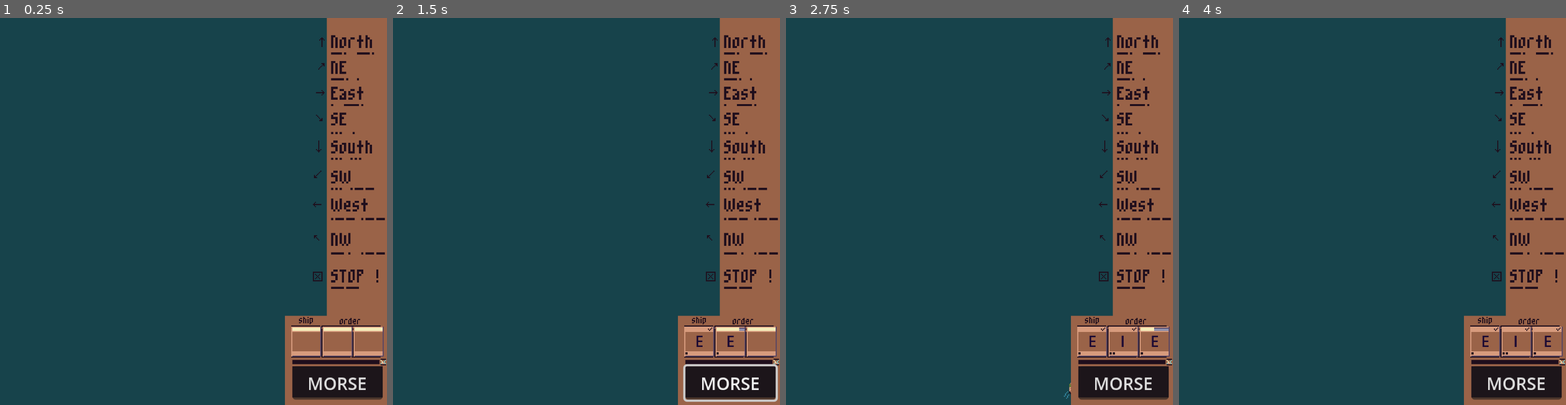
Above: before the commit, frames 1-4 (left to right).
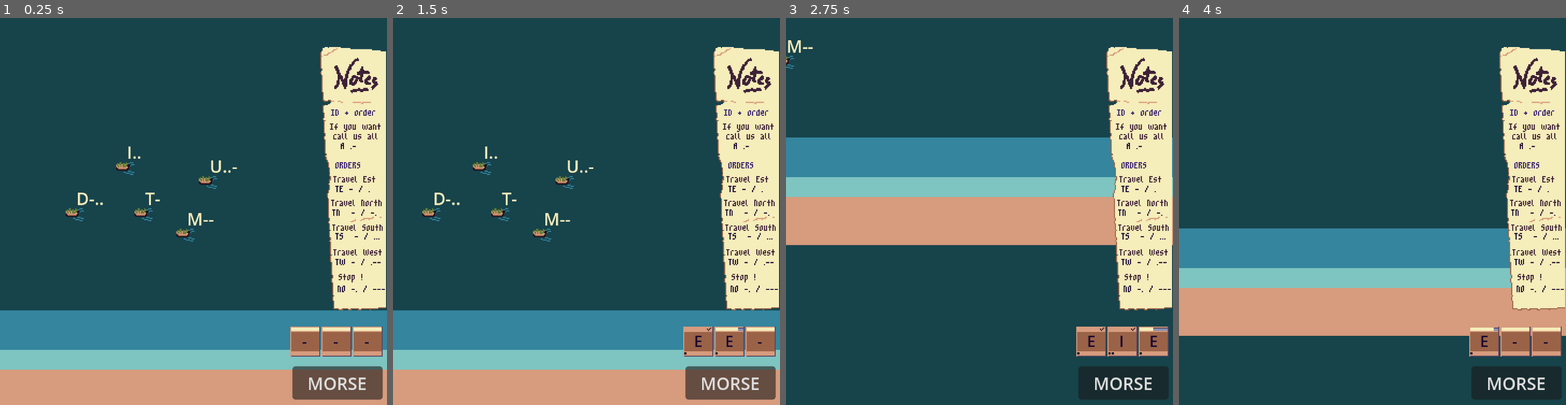
Above: after the commit, the same moments.

Repository: Mugule/LD60
Game: Godot game, scene res://Level/level.tscn
Two runs of this game, one before a commit and one after it. Both use one fixed random seed, a clock stepped at 60 frames per second and the inputs below. This scene is started directly instead of the project's main scene.
Inputs (mouse positions are in pixels of both pictures, inside the frame that each line leads up to):
- Up to frame 1 (0.25 s): no input
- Up to frame 2 (1.5 s): click "MORSE" at 0.5 s; tap Enter (ui_accept) at 1.25 s; move the mouse to (671, 192) at 1.27 s; hold Right (ui_right) from 1.28 s (still down); click (671, 192) at 1.35 s
- Up to frame 3 (2.75 s): tap Enter (ui_accept) at 1.52, 2.27 s; move the mouse to (902, 230) at 2.02 s; release Right (ui_right) at 2.03 s; hold Down (ui_down) from 2.03 s (still down); click (902, 230) at 2.1 s
- Up to frame 4 (4 s): move the mouse to (1411, 126) at 2.77 s; release Down (ui_down) at 2.78 s; hold Right (ui_right) 2.78-3.53 s; click (1411, 126) at 2.85 s; move the mouse to (1353, 288) at 3.52 s; hold Up (ui_up) from 3.53 s (still down); click (1353, 288) at 3.6 s; tap Enter (ui_accept) at 3.77 s

The runs differ from the first frame. In frame 1, 35% of the frame differs, in the area x 0-100%, y 0-100%; in frame 2, 35%; in frame 3, 39%; in frame 4, 38%.

Commit message:
im not sure of what i'm doing lol

Diff:
--- a/Level/boats.gd
+++ b/Level/boats.gd
@@ -2,13 +2,22 @@
 
 func on_valid_word(word : String):
 	print('boats received %s' % word)
-	var boat : Boat = get_node(word[0])
-	if boat :
-		var order = word.right(-1)
-		if boat.orders.has(order) :
-			print('boat %s do %s' % [boat.name,order])
-			boat.on_order_received(order)
+	var order = word.right(-1)
+	var id : String = word[0]
+	if id == 'A' : # FOR ALL
+		for b in get_children():
+			if b.orders.has(order) :
+				print('boat %s do %s' % [b.name,order])
+				b.on_order_received(order)
+			else :
+				print('wrong order')
+	else : # FOR ONE
+		if has_node(id) :
+			var boat : Boat = get_node(id)
+			if boat.orders.has(order) :
+				print('boat %s do %s' % [boat.name,order])
+				boat.on_order_received(order)
+			else :
+				print('wrong order')
 		else :
-			print('wrong order')
-	else :
-		print('no boat')
+			print('no boat')
--- a/Level/camera_2d.gd
+++ b/Level/camera_2d.gd
@@ -1,14 +1,17 @@
 extends Camera2D
 
-var mouse_is_pressed : bool = true
+var mouse_is_pressed : bool = false
 var origin_click : Vector2
 var origin_camera : Vector2
 var camera_speed : float = 254
-var limits : Rect2 = Rect2(-100,-100, 460, 460)
+var limits : Rect2 = Rect2(-100,-200, 460, 460)
 
 var blocked : bool
 
 # I dont use limit of camera2D because I dont have time to watch tuto for it.
+
+func _ready():
+	origin_camera = Vector2(180,180)
 
 # CAMERA MOVEMENT
 
@@ -21,13 +24,13 @@
 		else :
 			var direction : Vector2 = Vector2.ZERO
 			if Input.is_action_pressed("ui_up"):
-				direction = Vector2.UP
+				direction += Vector2.UP
 			elif Input.is_action_pressed("ui_down"):
-				direction = Vector2.DOWN
-			elif Input.is_action_pressed("ui_left"):
-				direction = Vector2.LEFT
+				direction += Vector2.DOWN
+			if Input.is_action_pressed("ui_left"):
+				direction += Vector2.LEFT
 			elif Input.is_action_pressed("ui_right"):
-				direction = Vector2.RIGHT
+				direction += Vector2.RIGHT
 			var p : Vector2 = position + (direction * (delta * camera_speed))
 			global_position = p.clamp(limits.position, limits.end)
 
--- a/Level/letter.gd
+++ b/Level/letter.gd
@@ -26,8 +26,9 @@
 
 func reset():
 	active = false
+	index = 0
 	timer.wait_time = MorseGlobal.space_time
-	letter_node.text = ""
+	letter_node.text = "-"
 	current = ""
 	timer_bar.size.x = 26
 	for b in bips.get_children() :
--- a/Level/letter_container.gd
+++ b/Level/letter_container.gd
@@ -1,4 +1,4 @@
-extends HBoxContainer
+extends Control
 
 var letter_nodes : Array
 var actual_letter : NodeLetter
@@ -28,12 +28,14 @@
 	can_take_order = take_order_after_reset
 
 func add_bip(bip : String) :
+	if actual_index == 3 :
+		reset_all()
 	if can_take_order :
 		actual_letter.add_bip(bip)
 
 func on_letter_valid(letter : String):
 	can_take_order = false # Parent will reset it
-	print("actual_letter : %s - %s" % [actual_letter.name,letter])
+	print("received_letter : %s - %s" % [actual_letter.name,letter])
 	actual_word += letter
 	actual_index += 1
 	if actual_index >= letter_nodes.size() : # VALID ORDER <=
--- a/Level/level.gd
+++ b/Level/level.gd
@@ -1,7 +1,7 @@
 extends Node2D
 
 @onready var hero = $Hero
-@onready var boats = $Boats
+@onready var boats = $World/Boats
 
 func _ready():
 	hero.valid_word.connect(boats.on_valid_word)
--- a/Level/level.tscn
+++ b/Level/level.tscn
@@ -4,35 +4,141 @@
 [ext_resource type="Script" uid="uid://bv1xyojxd1gyg" path="res://Level/level.gd" id="1_wqlfs"]
 [ext_resource type="Script" uid="uid://b246giamxehvb" path="res://Level/camera_2d.gd" id="2_52x1o"]
 [ext_resource type="Texture2D" uid="uid://bm5i7b35nolvv" path="res://Aseprite/mockup/ui_base.png" id="2_uawph"]
+[ext_resource type="PackedScene" uid="uid://dwv72d3dm3paw" path="res://Objects/rock.tscn" id="3_1teg4"]
+[ext_resource type="Texture2D" uid="uid://brpxt2gt72hmp" path="res://Aseprite/mockup/cloud.png" id="3_dx36h"]
 [ext_resource type="Script" uid="uid://c6po2vtvv8e3w" path="res://Level/boats.gd" id="3_py82k"]
 [ext_resource type="PackedScene" uid="uid://brw74cog6cf1e" path="res://Objects/boat.tscn" id="3_wqlfs"]
 [ext_resource type="Script" uid="uid://dpdh1b45wiykp" path="res://Level/biper.gd" id="5_iincs"]
 [ext_resource type="Script" uid="uid://bpnm8bnsattdk" path="res://Level/letter_container.gd" id="6_d6qko"]
 [ext_resource type="PackedScene" uid="uid://dasmapp1dg0jy" path="res://Level/letter.tscn" id="6_nk1il"]
+[ext_resource type="Texture2D" uid="uid://m0pf615jp016" path="res://Aseprite/mockup/beach.png" id="10_py82k"]
+[ext_resource type="Texture2D" uid="uid://xa318p8svxwl" path="res://Aseprite/mockup/notes.png" id="12_i5g78"]
+[ext_resource type="FontFile" uid="uid://cyrc7x1exlkj1" path="res://Fonts/m3x6.ttf" id="13_q47le"]
 
 [node name="Level" type="Node2D" unique_id=675807826]
 script = ExtResource("1_wqlfs")
 
-[node name="Boats" type="Node2D" parent="." unique_id=1664959774]
+[node name="World" type="Node2D" parent="." unique_id=1568139464]
+y_sort_enabled = true
+
+[node name="Beach" type="TextureRect" parent="World" unique_id=775705764]
+z_index = -1
+offset_left = -1163.0
+offset_top = 92.0
+offset_right = 837.0
+offset_bottom = 192.0
+texture = ExtResource("10_py82k")
+
+[node name="Clouds" type="Node2D" parent="World" unique_id=1249901785]
+
+[node name="Sprite2D" type="Sprite2D" parent="World/Clouds" unique_id=1037973398]
+visible = false
+z_index = 1
+position = Vector2(149, -166)
+texture = ExtResource("3_dx36h")
+
+[node name="Rocks" type="Node2D" parent="World" unique_id=576442825]
+y_sort_enabled = true
+position = Vector2(-163, -368)
+
+[node name="rock1" parent="World/Rocks" unique_id=590289911 instance=ExtResource("3_1teg4")]
+position = Vector2(-28, 17)
+rock_type = 2
+
+[node name="rock2" parent="World/Rocks" unique_id=1729538602 instance=ExtResource("3_1teg4")]
+position = Vector2(109, 156)
+
+[node name="rock3" parent="World/Rocks" unique_id=812308394 instance=ExtResource("3_1teg4")]
+position = Vector2(188, 67)
+rock_type = 2
+
+[node name="rock4" parent="World/Rocks" unique_id=1681998380 instance=ExtResource("3_1teg4")]
+position = Vector2(137, -54)
+
+[node name="rock5" parent="World/Rocks" unique_id=1405445797 instance=ExtResource("3_1teg4")]
+position = Vector2(43, 86)
+rock_type = 1
+
+[node name="rock6" parent="World/Rocks" unique_id=221376380 instance=ExtResource("3_1teg4")]
+position = Vector2(251, -41)
+
+[node name="rock7" parent="World/Rocks" unique_id=1788348564 instance=ExtResource("3_1teg4")]
+position = Vector2(371, 108)
+rock_type = 2
+
+[node name="rock8" parent="World/Rocks" unique_id=911527531 instance=ExtResource("3_1teg4")]
+position = Vector2(439, -97)
+
+[node name="rock9" parent="World/Rocks" unique_id=1305668734 instance=ExtResource("3_1teg4")]
+position = Vector2(400, -10)
+rock_type = 1
+
+[node name="rock10" parent="World/Rocks" unique_id=952637792 instance=ExtResource("3_1teg4")]
+position = Vector2(279, 109)
+rock_type = 2
+
+[node name="rock11" parent="World/Rocks" unique_id=1021937008 instance=ExtResource("3_1teg4")]
+position = Vector2(211, -128)
+
+[node name="rock12" parent="World/Rocks" unique_id=2126678116 instance=ExtResource("3_1teg4")]
+position = Vector2(72, -104)
+
+[node name="rock13" parent="World/Rocks" unique_id=1245064878 instance=ExtResource("3_1teg4")]
+position = Vector2(-114, -58)
+rock_type = 2
+
+[node name="rock14" parent="World/Rocks" unique_id=2095546370 instance=ExtResource("3_1teg4")]
+position = Vector2(132, 38)
+
+[node name="rock15" parent="World/Rocks" unique_id=2073163440 instance=ExtResource("3_1teg4")]
+position = Vector2(185, 23)
+rock_type = 1
+
+[node name="rock16" parent="World/Rocks" unique_id=1722804085 instance=ExtResource("3_1teg4")]
+position = Vector2(-117, 28)
+rock_type = 2
+
+[node name="rock17" parent="World/Rocks" unique_id=1022329458 instance=ExtResource("3_1teg4")]
+position = Vector2(-125, 164)
+
+[node name="rock18" parent="World/Rocks" unique_id=694634858 instance=ExtResource("3_1teg4")]
+position = Vector2(-64, 97)
+rock_type = 1
+
+[node name="rock19" parent="World/Rocks" unique_id=2048838477 instance=ExtResource("3_1teg4")]
+position = Vector2(425, 202)
+rock_type = 2
+
+[node name="rock20" parent="World/Rocks" unique_id=1311864040 instance=ExtResource("3_1teg4")]
+position = Vector2(312, 19)
+rock_type = 1
+
+[node name="Boats" type="Node2D" parent="World" unique_id=1664959774]
+y_sort_enabled = true
+position = Vector2(-170, -434)
 script = ExtResource("3_py82k")
 
-[node name="B" parent="Boats" unique_id=100744886 instance=ExtResource("3_wqlfs")]
-position = Vector2(209, 242)
-
-[node name="C" parent="Boats" unique_id=1091338488 instance=ExtResource("3_wqlfs")]
-position = Vector2(160, 225)
-
-[node name="D" parent="Boats" unique_id=1603113405 instance=ExtResource("3_wqlfs")]
-position = Vector2(172, 265)
-
-[node name="F" parent="Boats" unique_id=233138924 instance=ExtResource("3_wqlfs")]
-position = Vector2(116, 265)
-
-[node name="G" parent="Boats" unique_id=1449247885 instance=ExtResource("3_wqlfs")]
-position = Vector2(193, 220)
+[node name="M" parent="World/Boats" unique_id=100744886 instance=ExtResource("3_wqlfs")]
+y_sort_enabled = false
+position = Vector2(160, 455)
+
+[node name="I" parent="World/Boats" unique_id=1091338488 instance=ExtResource("3_wqlfs")]
+y_sort_enabled = false
+position = Vector2(104, 393)
+
+[node name="D" parent="World/Boats" unique_id=1603113405 instance=ExtResource("3_wqlfs")]
+y_sort_enabled = false
+position = Vector2(57, 436)
+
+[node name="T" parent="World/Boats" unique_id=233138924 instance=ExtResource("3_wqlfs")]
+y_sort_enabled = false
+position = Vector2(121, 436)
+
+[node name="U" parent="World/Boats" unique_id=1449247885 instance=ExtResource("3_wqlfs")]
+y_sort_enabled = false
+position = Vector2(181, 406)
 
 [node name="Camera2D" type="Camera2D" parent="." unique_id=486463483]
-position = Vector2(-30, 207)
 position_smoothing_speed = 1.0
 script = ExtResource("2_52x1o")
 
@@ -40,6 +146,7 @@
 script = ExtResource("1_o6mkr")
 
 [node name="Sprite2D" type="TextureRect" parent="Hero" unique_id=1378025673]
+visible = false
 offset_left = 248.0
 offset_right = 360.0
 offset_bottom = 360.0
@@ -53,19 +160,178 @@
 text = "MORSE"
 script = ExtResource("5_iincs")
 
-[node name="LetterContainer" type="HBoxContainer" parent="Hero" unique_id=1451763572]
-offset_left = 271.0
+[node name="LetterContainer" type="Control" parent="Hero" unique_id=1362798514]
+layout_mode = 3
+anchors_preset = 0
+offset_left = 270.0
 offset_top = 287.0
-offset_right = 357.0
+offset_right = 356.0
 offset_bottom = 315.0
-theme_override_constants/separation = 1
 script = ExtResource("6_d6qko")
 
 [node name="0" parent="Hero/LetterContainer" unique_id=1826401334 instance=ExtResource("6_nk1il")]
-layout_mode = 2
+layout_mode = 0
 
 [node name="1" parent="Hero/LetterContainer" unique_id=769515481 instance=ExtResource("6_nk1il")]
-layout_mode = 2
+layout_mode = 0
+offset_left = 29.0
+offset_right = 57.0
 
 [node name="2" parent="Hero/LetterContainer" unique_id=1290624547 instance=ExtResource("6_nk1il")]
-layout_mode = 2
+layout_mode = 0
+offset_left = 58.0
+offset_right = 86.0
+
+[node name="Notes" type="Sprite2D" parent="Hero" unique_id=996985863]
+position = Vector2(320, 159)
+texture = ExtResource("12_i5g78")
+
+[node name="ID" type="Label" parent="Hero/Notes" unique_id=712923293]
+offset_left = -12.0
+offset_top = -79.0
+offset_right = 28.0
+offset_bottom = -56.0
+theme_override_colors/font_color = Color(0.22745098, 0.13725491, 0.4392157, 1)
+theme_override_fonts/font = ExtResource("13_q47le")
+theme_override_font_sizes/font_size = 16
+text = "ID + order"
+
+[node name="All1" type="Label" parent="Hero/Notes" unique_id=957600181]
+offset_left = -13.0
+offset_top = -66.0
+offset_right = 57.0
+offset_bottom = -43.0
+theme_override_colors/font_color = Color(0.24313726, 0.12941177, 0.21568628, 1)
+theme_override_fonts/font = ExtResource("13_q47le")
+theme_override_font_sizes/font_size = 16
+text = "If you want"
+
+[node name="All2" type="Label" parent="Hero/Notes" unique_id=1826553990]
+offset_left = -10.0
+offset_top = -57.0
+offset_right = 60.0
+offset_bottom = -34.0
+theme_override_colors/font_color = Color(0.24313726, 0.12941177, 0.21568628, 1)
+theme_override_fonts/font = ExtResource("13_q47le")
+theme_override_font_sizes/font_size = 16
+text = "call us all"
+
+[node name="A" type="Label" parent="Hero/Notes" unique_id=1295277825]
+offset_left = -3.0
+offset_top = -48.0
+offset_right = 67.0
+offset_bottom = -25.0
+theme_override_colors/font_color = Color(0.101960786, 0.03529412, 0.2, 1)
+theme_override_fonts/font = ExtResource("13_q47le")
+theme_override_font_sizes/font_size = 16
+text = "A .-"
+
+[node name="Order" type="Label" parent="Hero/Notes" unique_id=1441597184]
+offset_left = -8.0
+offset_top = -30.0
+offset_right = 32.0
+offset_bottom = -7.0
+theme_override_colors/font_color = Color(0.22745098, 0.13725491, 0.4392157, 1)
+theme_override_fonts/font = ExtResource("13_q47le")
+theme_override_font_sizes/font_size = 16
+text = "ORDERS"
+
+[node name="TravelNorth" type="Label" parent="Hero/Notes" unique_id=103869763]
+offset_left = -12.0
+offset_top = 5.0
+offset_right = 58.0
+offset_bottom = 18.0
+theme_override_colors/font_color = Color(0.24313726, 0.12941177, 0.21568628, 1)
+theme_override_fonts/font = ExtResource("13_q47le")
+theme_override_font_sizes/font_size = 16
+text = "Travel North"
+
+[node name="TN" type="Label" parent="Hero/Notes" unique_id=1650522184]
+offset_left = -11.0
+offset_top = 14.0
+offset_right = 59.0
+offset_bottom = 37.0
+theme_override_colors/font_color = Color(0.101960786, 0.03529412, 0.2, 1)
+theme_override_fonts/font = ExtResource("13_q47le")
+theme_override_font_sizes/font_size = 16
+text = "TN  - / -.  "
+
+[node name="TravelSouth" type="Label" parent="Hero/Notes" unique_id=1610463068]
+offset_left = -11.0
+offset_top = 28.0
+offset_right = 59.0
+offset_bottom = 41.0
+theme_override_colors/font_color = Color(0.24313726, 0.12941177, 0.21568628, 1)
+theme_override_fonts/font = ExtResource("13_q47le")
+theme_override_font_sizes/font_size = 16
+text = "Travel South"
+
+[node name="TS" type="Label" parent="Hero/Notes" unique_id=420977558]
+offset_left = -8.0
+offset_top = 36.0
+offset_right = 62.0
+offset_bottom = 59.0
+theme_override_colors/font_color = Color(0.101960786, 0.03529412, 0.2, 1)
+theme_override_fonts/font = ExtResource("13_q47le")
+theme_override_font_sizes/font_size = 16
+text = "TS  - / ... "
+
+[node name="TravelEst" type="Label" parent="Hero/Notes" unique_id=1426000152]
+offset_left = -10.0
+offset_top = -17.0
+offset_right = 60.0
+offset_bottom = 6.0
+theme_override_colors/font_color = Color(0.24313726, 0.12941177, 0.21568628, 1)
+theme_override_fonts/font = ExtResource("13_q47le")
+theme_override_font_sizes/font_size = 16
+text = "Travel Est"
+
+[node name="TE" type="Label" parent="Hero/Notes" unique_id=45252151]
+offset_left = -8.0
+offset_top = -8.0
+offset_right = 62.0
+offset_bottom = 5.0
+theme_override_colors/font_color = Color(0.101960786, 0.03529412, 0.2, 1)
+theme_override_fonts/font = ExtResource("13_q47le")
+theme_override_font_sizes/font_size = 16
+text = "TE - / ."
+
+[node name="TravelWest" type="Label" parent="Hero/Notes" unique_id=1097078291]
+offset_left = -10.0
+offset_top = 51.0
+offset_right = 60.0
+offset_bottom = 64.0
+theme_override_colors/font_color = Color(0.24313726, 0.12941177, 0.21568628, 1)
+theme_override_fonts/font = ExtResource("13_q47le")
+theme_override_font_sizes/font_size = 16
+text = "Travel West"
+
+[node name="TW" type="Label" parent="Hero/Notes" unique_id=798330426]
+offset_left = -8.0
+offset_top = 60.0
+offset_right = 62.0
+offset_bottom = 73.0
+theme_override_colors/font_color = Color(0.101960786, 0.03529412, 0.2, 1)
+theme_override_fonts/font = ExtResource("13_q47le")
+theme_override_font_sizes/font_size = 16
+text = "TW - / .--"
+
+[node name="Stop" type="Label" parent="Hero/Notes" unique_id=1172842270]
+offset_left = -5.0
+offset_top = 74.0
+offset_right = 65.0
+offset_bottom = 89.0
+theme_override_colors/font_color = Color(0.24313726, 0.12941177, 0.21568628, 1)
+theme_override_fonts/font = ExtResource("13_q47le")
+theme_override_font_sizes/font_size = 16
+text = "Stop !"
+
+[node name="NO" type="Label" parent="Hero/Notes" unique_id=519081540]
+offset_left = -6.0
+offset_top = 85.0
+offset_right = 64.0
+offset_bottom = 99.0
+theme_override_colors/font_color = Color(0.101960786, 0.03529412, 0.2, 1)
+theme_override_fonts/font = ExtResource("13_q47le")
+theme_override_font_sizes/font_size = 16
+text = "NO -. / ---"
--- a/Objects/boat.gd
+++ b/Objects/boat.gd
@@ -2,6 +2,10 @@
 
 @onready var sprite : AnimatedSprite2D = $Sprite
 @onready var id_node : Label = $Id
+@onready var horizontal_collision_shape : CollisionShape2D = $Area2D/HorizontalCollisionShape
+@onready var vertical_collision_shape : CollisionShape2D = $Area2D/VerticalCollisionShape
+@onready var area_2d : Area2D = $Area2D
+
 
 @export var speed_1 : float = 6.0
 @export var speed_2 : float = 10.0
@@ -11,15 +15,19 @@
 
 var orders : Dictionary = {
 	"NO" : Vector2.ZERO,
-	"NN" : Vector2.UP,
-	"EE" : Vector2.RIGHT,
-	"SS" : Vector2.DOWN,
-	"WW" : Vector2.LEFT
+	"TN" : Vector2.UP,
+	"TE" : Vector2.RIGHT,
+	"TS" : Vector2.DOWN,
+	"TW" : Vector2.LEFT
 }
 
 func _ready():
+	if str(name) == "Boat":
+		name = "A"
 	var aftername : String = MorseGlobal.letters.find_key(str(name))
 	id_node.text = name + aftername
+	area_2d.area_entered.connect(on_area_entered)
+	area_2d.area_exited.connect(on_area_exited)
 
 func _physics_process(delta):
 	position += actual_direction * (delta * actual_speed)
@@ -31,6 +39,26 @@
 		else :
 			actual_direction = orders[new_order]
 			actual_speed = speed_1
+		# Collision
+		if actual_direction.x != 0 :
+			horizontal_collision_shape.disabled = true
+			vertical_collision_shape.disabled = false
+		else :
+			horizontal_collision_shape.disabled = false
+			vertical_collision_shape.disabled = true
 		# Animation
 		if new_order in sprite.sprite_frames.get_animation_names() :
 			sprite.play(new_order)
+
+func on_area_exited(_area : Area2D):
+	pass
+
+func on_area_entered(area : Area2D):
+	if area.get_parent() is Boat :
+		var old_direction = actual_direction
+		actual_direction = Vector2.ZERO
+		position -= old_direction * 2
+	elif area.get_parent() is Rock :
+		var old_direction = actual_direction
+		actual_direction = Vector2.ZERO
+		position -= old_direction * 2
--- a/Objects/boat.tscn
+++ b/Objects/boat.tscn
@@ -45,7 +45,7 @@
 "texture": SubResource("AtlasTexture_lowte")
 }],
 "loop": true,
-"name": &"EE",
+"name": &"TE",
 "speed": 5.0
 }, {
 "frames": [{
@@ -56,7 +56,7 @@
 "texture": SubResource("AtlasTexture_303ab")
 }],
 "loop": true,
-"name": &"NN",
+"name": &"TN",
 "speed": 5.0
 }, {
 "frames": [{
@@ -67,7 +67,7 @@
 "texture": SubResource("AtlasTexture_u0l77")
 }],
 "loop": true,
-"name": &"SS",
+"name": &"TS",
 "speed": 5.0
 }, {
 "frames": [{
@@ -78,16 +78,25 @@
 "texture": SubResource("AtlasTexture_ekkt0")
 }],
 "loop": true,
-"name": &"WW",
+"name": &"TW",
 "speed": 5.0
 }]
 
+[sub_resource type="CapsuleShape2D" id="CapsuleShape2D_jnrec"]
+radius = 3.0
+height = 10.0
+
+[sub_resource type="CapsuleShape2D" id="CapsuleShape2D_xnmmp"]
+radius = 3.0
+height = 10.0
+
 [node name="Boat" type="Node2D" unique_id=100744886]
+y_sort_enabled = true
 script = ExtResource("1_jnrec")
 
 [node name="Sprite" type="AnimatedSprite2D" parent="." unique_id=297426315]
 sprite_frames = SubResource("SpriteFrames_ur235")
-animation = &"NN"
+animation = &"TW"
 
 [node name="Id" type="Label" parent="." unique_id=1662204354]
 offset_left = 4.0
@@ -96,3 +105,13 @@
 offset_bottom = -3.0
 theme_override_colors/font_color = Color(0.9607843, 0.92941177, 0.7294118, 1)
 text = "A"
+
+[node name="Area2D" type="Area2D" parent="." unique_id=196494583]
+
+[node name="VerticalCollisionShape" type="CollisionShape2D" parent="Area2D" unique_id=760376683]
+shape = SubResource("CapsuleShape2D_jnrec")
+disabled = true
+
+[node name="HorizontalCollisionShape" type="CollisionShape2D" parent="Area2D" unique_id=2037097661]
+rotation = 1.5707964
+shape = SubResource("CapsuleShape2D_xnmmp")
--- /dev/null
+++ b/Objects/rock.gd
@@ -0,0 +1,19 @@
+class_name Rock extends Node2D
+
+@onready var sprite : AnimatedSprite2D = $AnimatedSprite2D
+@onready var area_2d : Area2D = $Area2D
+
+enum RockType {SMALL, MEDIUM, BIG}
+@export var rock_type : RockType
+
+func _ready():
+	# Sprite and collision node
+	if rock_type == RockType.SMALL :
+		sprite.play("small")
+		area_2d.get_node("Small").disabled = false
+	elif rock_type == RockType.MEDIUM :
+		sprite.play("medium")
+		area_2d.get_node("Medium").disabled = false
+	elif rock_type == RockType.BIG :
+		sprite.play("big")
+		area_2d.get_node("Big").disabled = false
--- /dev/null
+++ b/Objects/rock.tscn
@@ -0,0 +1,105 @@
+[gd_scene format=3 uid="uid://dwv72d3dm3paw"]
+
+[ext_resource type="Script" uid="uid://dxkfaqfdrqd2" path="res://Objects/rock.gd" id="1_4h2ig"]
+[ext_resource type="Texture2D" uid="uid://bqiv75n43yu0v" path="res://Aseprite/objects/rocks.png" id="1_rous1"]
+
+[sub_resource type="AtlasTexture" id="AtlasTexture_4h2ig"]
+atlas = ExtResource("1_rous1")
+region = Rect2(0, 0, 48, 48)
+
+[sub_resource type="AtlasTexture" id="AtlasTexture_puvw7"]
+atlas = ExtResource("1_rous1")
+region = Rect2(48, 0, 48, 48)
+
+[sub_resource type="AtlasTexture" id="AtlasTexture_7vjpv"]
+atlas = ExtResource("1_rous1")
+region = Rect2(96, 0, 48, 48)
+
+[sub_resource type="AtlasTexture" id="AtlasTexture_2c1qp"]
+atlas = ExtResource("1_rous1")
+region = Rect2(144, 0, 48, 48)
+
+[sub_resource type="AtlasTexture" id="AtlasTexture_4inkq"]
+atlas = ExtResource("1_rous1")
+region = Rect2(192, 0, 48, 48)
+
+[sub_resource type="AtlasTexture" id="AtlasTexture_oa7w4"]
+atlas = ExtResource("1_rous1")
+region = Rect2(240, 0, 48, 48)
+
+[sub_resource type="SpriteFrames" id="SpriteFrames_1qhr1"]
+animations = [{
+"frames": [{
+"duration": 1.0,
+"texture": SubResource("AtlasTexture_4h2ig")
+}, {
+"duration": 1.0,
+"texture": SubResource("AtlasTexture_puvw7")
+}],
+"loop": true,
+"name": &"big",
+"speed": 5.0
+}, {
+"frames": [{
+"duration": 1.0,
+"texture": SubResource("AtlasTexture_7vjpv")
+}, {
+"duration": 1.0,
+"texture": SubResource("AtlasTexture_2c1qp")
+}],
+"loop": true,
+"name": &"medium",
+"speed": 5.0
+}, {
+"frames": [{
+"duration": 1.0,
+"texture": SubResource("AtlasTexture_4inkq")
+}, {
+"duration": 1.0,
+"texture": SubResource("AtlasTexture_oa7w4")
+}],
+"loop": true,
+"name": &"small",
+"speed": 5.0
+}]
+
+[sub_resource type="CapsuleShape2D" id="CapsuleShape2D_4h2ig"]
+radius = 7.0
+height = 40.0
+
+[sub_resource type="CapsuleShape2D" id="CapsuleShape2D_puvw7"]
+radius = 5.0
+height = 22.0
+
+[sub_resource type="CapsuleShape2D" id="CapsuleShape2D_7vjpv"]
+radius = 4.0
+height = 18.0
+
+[node name="rock" type="Node2D" unique_id=590289911]
+y_sort_enabled = true
+script = ExtResource("1_4h2ig")
+
+[node name="AnimatedSprite2D" type="AnimatedSprite2D" parent="." unique_id=393643145]
+position = Vector2(0, -7)
+sprite_frames = SubResource("SpriteFrames_1qhr1")
+animation = &"small"
+frame_progress = 0.41456628
+
+[node name="Area2D" type="Area2D" parent="." unique_id=1021995771]
+
+[node name="Big" type="CollisionShape2D" parent="Area2D" unique_id=1868669563]
+position = Vector2(1, -5)
+rotation = 1.5707964
+shape = SubResource("CapsuleShape2D_4h2ig")
+disabled = true
+
+[node name="Medium" type="CollisionShape2D" parent="Area2D" unique_id=1910642068]
+position = Vector2(1, 0)
+rotation = 1.5707964
+shape = SubResource("CapsuleShape2D_puvw7")
+disabled = true
+
+[node name="Small" type="CollisionShape2D" parent="Area2D" unique_id=562411294]
+rotation = 1.5707964
+shape = SubResource("CapsuleShape2D_7vjpv")
+disabled = true
Binary file added: Aseprite/mockup/beach.png
Not shown, added: Aseprite/mockup/beach.png.import
Binary file added: Aseprite/mockup/cloud.png
Not shown, added: Aseprite/mockup/cloud.png.import
Binary file changed: Aseprite/mockup/concept.aseprite
Binary file added: Aseprite/mockup/notes.png
Not shown, added: Aseprite/mockup/notes.png.import
Binary file changed: Aseprite/mockup/ui.aseprite
Binary file added: Aseprite/objects/rocks.aseprite
Binary file added: Aseprite/objects/rocks.png
Not shown, added: Aseprite/objects/rocks.png.import
Binary file added: Fonts/Abaddon Bold.ttf
(and 8 more such lines)
